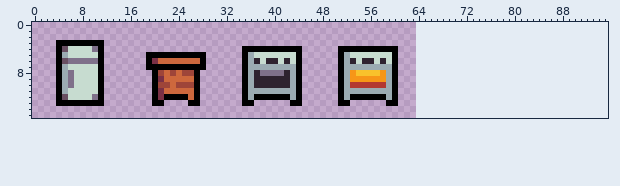
One commit to this pixel-art file: Prototypes/prototype_CooknServe/Assets/Sprites/stations.aseprite. Above is the file before it was changed.
64x16 pixels, 1 frame. The old version is drawn lined up with the new one, on the new canvas.
After:
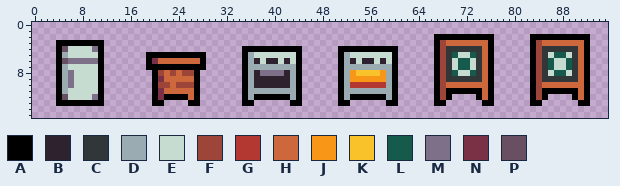
Palette (. is transparent): A #000000  B #2e222f  C #313638  D #9babb2  E #c7dcd0  F #9e4539  G #b33831  H #cd683d  J #f79617  K #f9c22b  L #165a4c  M #7f708a  N #7a3045  P #694f62
Changes in this commit:
canvas 64x16 -> 96x16
The author put colour A in row 2 at x 67 to 76 and 83 to 92; in rows 3 to 10 at x 67, 76, 83 and 92; in row 11 at x 67, 69 to 74, 76, 83, 85 to 90 and 92; in row 12 at x 67, 69, 74, 76, 83, 85, 90 and 92; in row 13 at x 67 to 68, 75 to 76, 83 to 84 and 91 to 92.
The author put colour C in row 4 at x 69 to 74 and 85 to 90; in rows 5 to 8 at x 69, 74, 85 and 90; in row 9 at x 69 to 74 and 85 to 90.
The author put colour E in row 5 at x 71 to 72, 86 and 89; in rows 6 to 7 at x 70, 73 and 87 to 88; in row 8 at x 71 to 72, 86 and 89.
The author put colour F in rows 3 to 12 at x 68 and 84.
The author put colour H in row 3 at x 69 to 75 and 85 to 91; in rows 4 to 9 at x 75 and 91; in row 10 at x 69 to 75 and 85 to 91; in rows 11 to 12 at x 75 and 91.
The author put colour L in row 5 at x 70, 73 and 87 to 88; in rows 6 to 7 at x 71 to 72, 86 and 89; in row 8 at x 70, 73 and 87 to 88.
Where, in picture pixels (left, top, right, bottom), the same in both pictures:
added: (434, 34, 494, 106)
added: (530, 34, 590, 106)
